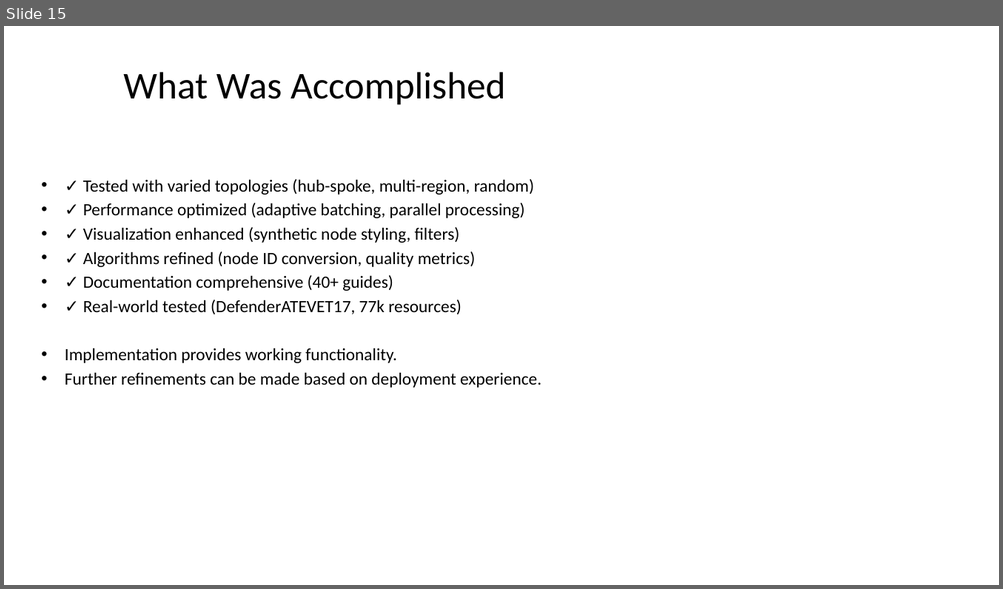
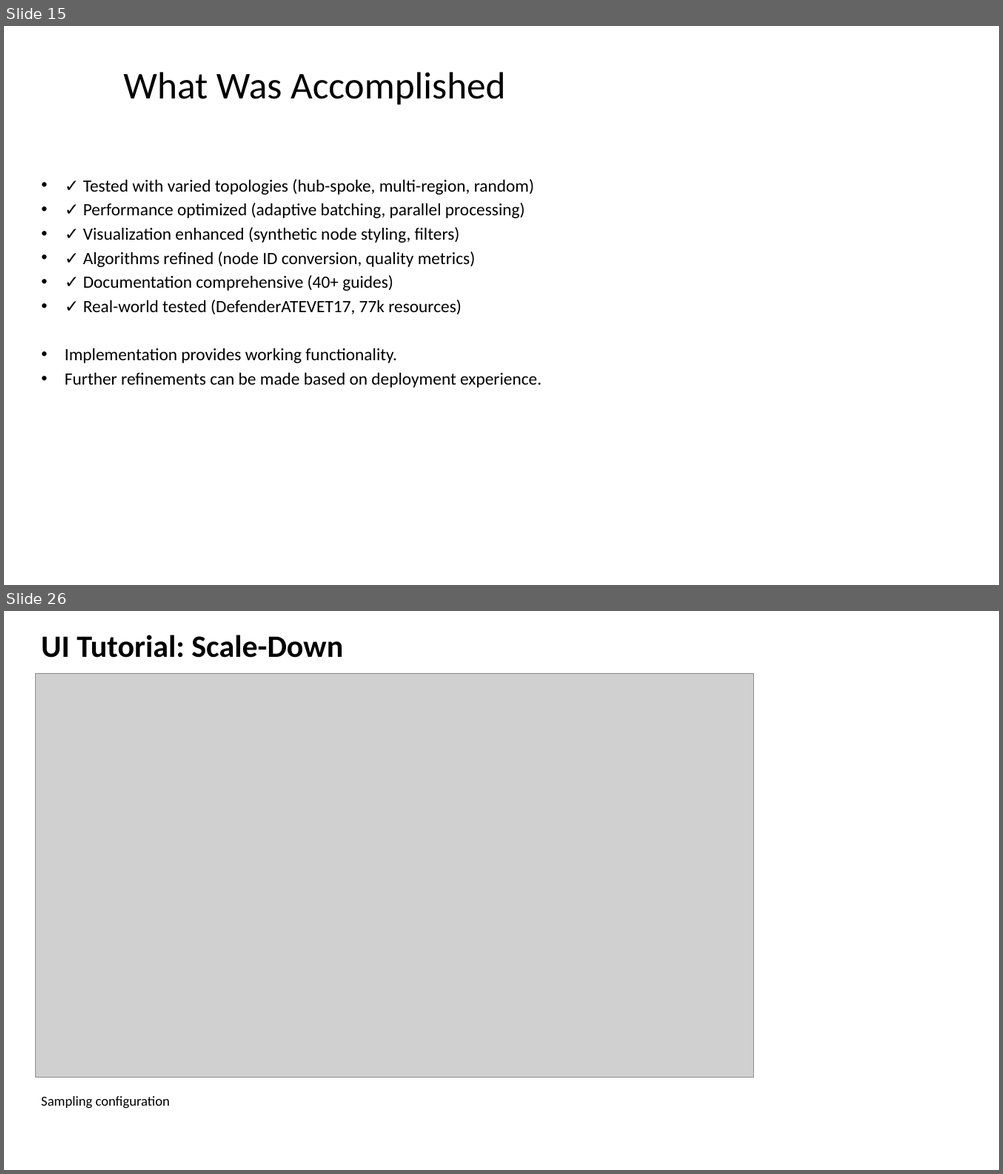
Before and after one commit to rysweet/azure-tenant-grapher, a slide deck: Scale_Operations_Implementation.pptx. Shown one above the other, each under a label of ours: slide 15 before the commit, slides 15 and 26 after it; the slides between them are not shown. The pictures are 1003x589 and 1003x1174 pixels, drawn with LibreOffice and Linux fonts; fonts in the diff are those of the drawing; grey boxes stand for pictures. Boxes give left, top, right and bottom in pixels: in the first picture for what was removed or moved away, otherwise in the second. Text is boxed around its words. In the diff, an @@ line names an element or a change of style, - is before the commit and + after.

```diff
--- a/Scale_Operations_Implementation.pptx
+++ b/Scale_Operations_Implementation.pptx
@@ slide 26 added at <box>4,611,999,1170</box>, background #FFFFFF @@
@@ text added at <box>41,635,343,658</box>, 36 pt, text #000000, bold @@
+UI Tutorial: Scale-Down
@@ picture added at <box>35,673,754,1077</box> @@
@@ text added at <box>41,1096,170,1109</box>, 16 pt, text #000000 @@
+Sampling configuration
```
Also in this commit, not shown: 10 other slides added.
